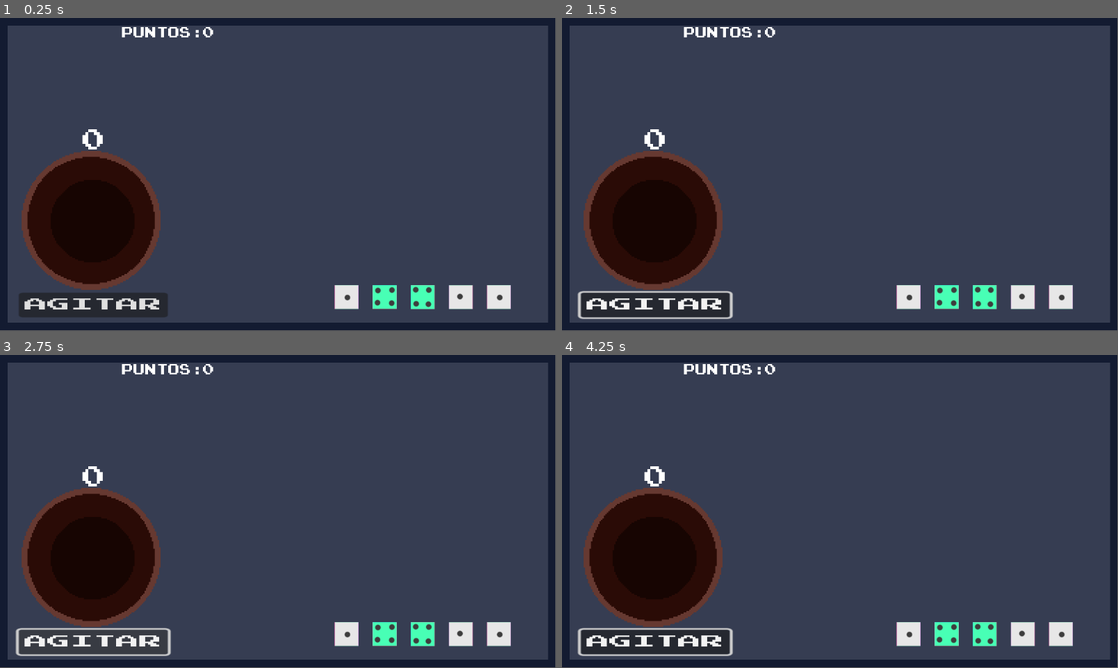
Above: before the commit, frames 1-4 (two rows, left to right).
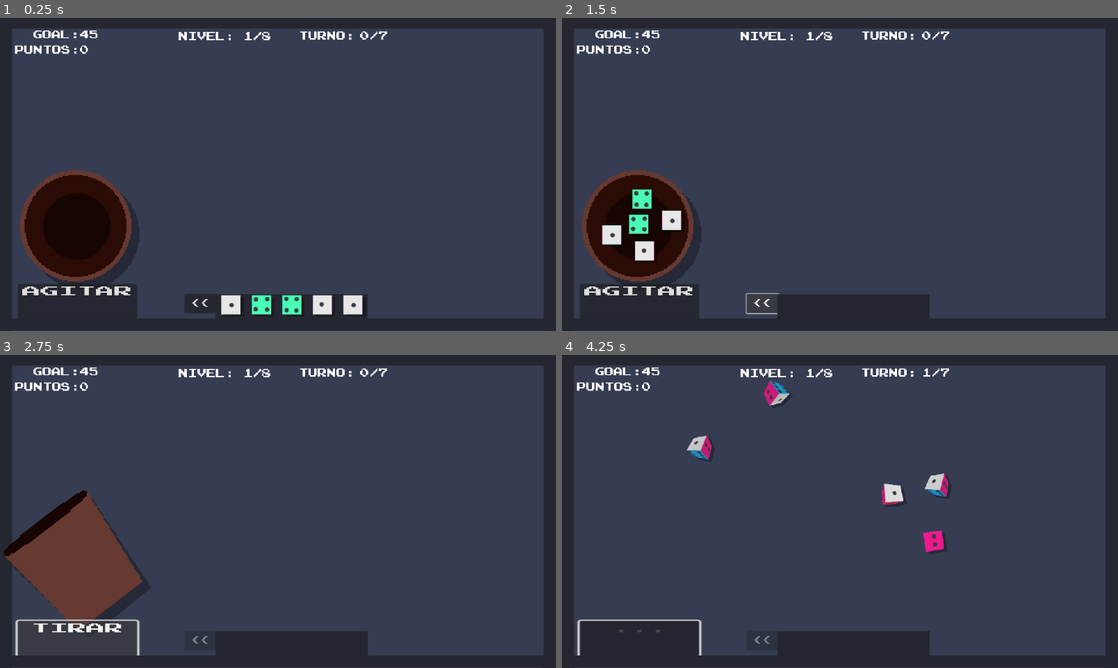
Above: after the commit, the same moments.

Repository: mcerdeira/generala-dice
Game: Godot game, scene res://scenes/main.tscn
The game is run twice, just before and just after one commit, with the same random seed, the same clock (stepped at 60 frames per second) and the same inputs.
Inputs (mouse positions are in pixels of both pictures, inside the frame that each line leads up to):
- Up to frame 1 (0.25 s): no input
- Up to frame 2 (1.5 s): click "AGITAR" at 0.5 s; click (762, 302) at 1.25 s, where only the run after the commit has a clickable "<<"
- Up to frame 3 (2.75 s): click "AGITAR" at 2 s
- Up to frame 4 (4.25 s): click "AGITAR" (after the commit: "TIRAR") at 2.75 s; drag from (650, 558) to (984, 633) at 3.52 s
In our replay, the window is 799x449 before the commit and 800x450 after it. These sizes can differ from the game's own. Grey fills any space a smaller window leaves; there, only what the larger window draws over its background counts as a difference.

The runs differ from the first frame. In frame 1, 14% of the frame differs, in the area x 0-100%, y 0-100%; in frame 2, 15%; in frame 3, 18%; in frame 4, 20%.

Commit message:
Mas loop del juego

Diff:
--- a/project.godot
+++ b/project.godot
@@ -24,6 +24,10 @@
 Global="*res://scripts/Global.gd"
 Music="*res://scripts/Music.gd"
 
+[display]
+
+window/stretch/mode="viewport"
+
 [input]
 
 click={
@@ -41,6 +45,12 @@
 "events": [Object(InputEventKey,"resource_local_to_scene":false,"resource_name":"","device":-1,"window_id":0,"alt_press …(182 unchanged characters)…
 ]
 }
+toggle_fullscreen={
+"deadzone": 0.5,
+"events": [Object(InputEventKey,"resource_local_to_scene":false,"resource_name":"","device":-1,"window_id":0,"alt_pressed":true,"shift_pressed":false,"ctrl_pressed":false,"meta_pressed":false,"pressed":false,"keycode":0,"physical_keycode":4194310,"key_label":0,"unicode":0,"echo":false,"script":null)
+, Object(InputEventKey,"resource_local_to_scene":false,"resource_name":"","device":-1,"window_id":0,"alt_pressed":true,"shift_pressed":false,"ctrl_pressed":false,"meta_pressed":false,"pressed":false,"keycode":0,"physical_keycode":4194309,"key_label":0,"unicode":0,"echo":false,"script":null)
+]
+}
 
 [rendering]
 
--- a/scenes/Beaker.gd
+++ b/scenes/Beaker.gd
@@ -3,33 +3,48 @@
 @export var DiceMan : Node2D
 
 func reset():
-	z_index = -10
-	$Label.visible = true
-	$Button.text = "AGITAR"
+	z_index = -100
+	#$Label.visible = true
+	$Button.text = "AGITAR\n\n\n"
 	$sprite.frame = 0
 	$sprite.rotation_degrees = 0
 	$AnimationPlayer2.play_backwards("new_animation")
 	$beakerbounce/collider.set_deferred("disabled", true)
 	await get_tree().create_timer(1).timeout
+	Global.Status = Global.Statuses.IDLE
 	Global.point_list.fade_in()
 
 func _physics_process(delta):
-	$Label.text = str(DiceMan.dices.size())
+	$shadow.frame = $sprite.frame
+	$shadow.rotation = $sprite.rotation
+	#$Label.text = str(DiceMan.dices.size())
+	if Global.GameOver:
+		$Button.disabled = true
+	else:
+		$Button.disabled = (DiceMan.dices.size() >= Global.minforTurn() and Global.Status == Global.Statuses.THROWING)
 
 func _on_button_pressed():
 	Global.dices_used = DiceMan.dices.size()
-	if DiceMan.dices.size() > 0:
+	if DiceMan.dices.size() >= Global.minforTurn():
 		if !shaking:
+			DiceMan.clearSelected()
+			var dices = get_tree().get_nodes_in_group("dices")
+			for d in dices:
+				d.show_enfasis(false)
+
+			Global.Status = Global.Statuses.SHAKING
 			DiceMan.arrange()
-			$Button.text = "TIRAR"
+			$Button.text = "TIRAR\n\n\n"
 			shaking = true
-			$Label.visible = false
+			#$Label.visible = false
 			$sprite.frame = 1
-			z_index = 100
+			z_index = 1000
 			$AnimationPlayer.play("new_animation")
 		else:
+			Global.Next()
+			Global.Status = Global.Statuses.THROWING
 			Global.point_list.fade_out()
-			$Button.text = "..."
+			$Button.text = "...\n\n\n"
 			shaking = false
 			$sprite.frame = 1
 			$AnimationPlayer.stop()
@@ -40,12 +55,12 @@
 			$beakerbounce/collider.set_deferred("disabled", false)
 
 func _on_area_2d_area_entered(area):
-	if $Button.text == "AGITAR":
+	if Global.Status == Global.Statuses.IDLE:
 		if area.is_in_group("dices"):
 			area.initialize()
 			DiceMan.add_me(area)
 
 func _on_area_2d_area_exited(area):
-	if $Button.text == "AGITAR":
+	if Global.Status == Global.Statuses.IDLE:
 		if area.is_in_group("dices"):
 			DiceMan.remove_me(area)
--- a/scenes/Beaker.tscn
+++ b/scenes/Beaker.tscn
@@ -58,11 +58,27 @@
 "update": 0,
 "values": [Color(1, 1, 1, 1), Color(1, 1, 1, 0)]
 }
+tracks/1/type = "value"
+tracks/1/imported = false
+tracks/1/enabled = true
+tracks/1/path = NodePath("shadow:modulate")
+tracks/1/interp = 1
+tracks/1/loop_wrap = true
+tracks/1/keys = {
+"times": PackedFloat32Array(0, 0.5),
+"transitions": PackedFloat32Array(1, 1),
+"update": 0,
+"values": [Color(1, 1, 1, 1), Color(1, 1, 1, 0)]
+}
 
 [sub_resource type="AnimationLibrary" id="AnimationLibrary_ay5wr"]
 _data = {
 "new_animation": SubResource("Animation_0ikd6")
 }
+
+[sub_resource type="StyleBoxFlat" id="StyleBoxFlat_0igcw"]
+bg_color = Color(0.145098, 0.152941, 0.188235, 1)
+shadow_color = Color(0.145098, 0.152941, 0.188235, 1)
 
 [sub_resource type="CircleShape2D" id="CircleShape2D_c8bau"]
 radius = 48.2701
@@ -70,10 +86,16 @@
 [node name="Beaker" type="Node2D"]
 script = ExtResource("1_3qhnb")
 
+[node name="shadow" type="AnimatedSprite2D" parent="."]
+self_modulate = Color(0, 0, 0, 0.321569)
+position = Vector2(7, 7)
+sprite_frames = SubResource("SpriteFrames_hcnxi")
+
 [node name="sprite" type="AnimatedSprite2D" parent="."]
 sprite_frames = SubResource("SpriteFrames_hcnxi")
 
 [node name="Area2D" type="Area2D" parent="."]
+visible = false
 
 [node name="collider" type="CollisionShape2D" parent="Area2D"]
 shape = SubResource("CircleShape2D_vqdsi")
@@ -92,12 +114,18 @@
 offset_left = -50.0
 offset_top = 50.0
 offset_right = 54.0
-offset_bottom = 81.0
+offset_bottom = 106.0
 scale = Vector2(0.990936, 0.550103)
+theme_override_colors/font_disabled_color = Color(0.282353, 0.282353, 0.282353, 1)
 theme_override_fonts/font = ExtResource("4_m2u8j")
-text = "AGITAR"
+theme_override_styles/disabled = SubResource("StyleBoxFlat_0igcw")
+text = "AGITAR
+
+
+"
 
 [node name="Label" type="Label" parent="."]
+visible = false
 offset_left = -18.0
 offset_top = -63.0
 offset_right = 22.0
--- a/scenes/Dice.gd
+++ b/scenes/Dice.gd
@@ -15,9 +15,14 @@
 var dragged = false
 var dir = 1
 var currentvalue = null
+var original_position =  null
 
 func _ready():
 	add_to_group("dices")
+	original_position = global_position
+
+func restart_position():
+	global_position = original_position
 
 func initialize():
 	randomize()
@@ -66,6 +71,7 @@
 				stoped = true
 
 func what_ami():
+	z_index = global_position.y
 	currentvalue = $SubViewport/Node3D.what_ami()
 	$Label.text = str(currentvalue)
 
@@ -84,11 +90,25 @@
 		angular_velocity *= -0.5  # Invertir la rotación para dar realismo
 
 func _on_input_event(viewport, event, shape_idx):
+	pass
+	#if !rolling:
+		#if DiceMan.cant_throw:
+			#if !dragged:
+				#if event is InputEventMouseButton && event.is_action_pressed("click"):
+					#dragged = true
+					#get_viewport().set_input_as_handled()
+			#if dragged:
+				#if event is InputEventMouseButton && event.is_action_released("click"):
+					#dragged = false
+
+
+func _on_control_gui_input(event):
 	if !rolling:
 		if DiceMan.cant_throw:
 			if !dragged:
 				if event is InputEventMouseButton && event.is_action_pressed("click"):
 					dragged = true
+					#get_viewport().set_input_as_handled()
 			if dragged:
 				if event is InputEventMouseButton && event.is_action_released("click"):
 					dragged = false
--- a/scenes/Dice.tscn
+++ b/scenes/Dice.tscn
@@ -20,6 +20,11 @@
 
 [node name="Dice" type="Area2D"]
 script = ExtResource("1_r70iu")
+
+[node name="shadow" type="Sprite2D" parent="."]
+self_modulate = Color(0, 0, 0, 0.321569)
+position = Vector2(8, 6)
+texture = SubResource("ViewportTexture_hmu5q")
 
 [node name="sprite" type="Sprite2D" parent="."]
 texture = SubResource("ViewportTexture_hmu5q")
@@ -50,6 +55,15 @@
 scale = Vector2(0.203557, 0.203557)
 texture = ExtResource("3_8jf7x")
 
+[node name="Control" type="Control" parent="."]
+layout_mode = 3
+anchors_preset = 0
+offset_left = -26.0
+offset_top = -26.0
+offset_right = 26.0
+offset_bottom = 26.0
+
 [connection signal="area_entered" from="." to="." method="_on_area_entered"]
 [connection signal="body_entered" from="." to="." method="_on_body_entered"]
 [connection signal="input_event" from="." to="." method="_on_input_event"]
+[connection signal="gui_input" from="Control" to="." method="_on_control_gui_input"]
--- a/scenes/main.gd
+++ b/scenes/main.gd
@@ -3,6 +3,28 @@
 var cant_throw = true
 
 func _physics_process(delta):
+	if Input.is_action_just_pressed("toggle_fullscreen"):
+		Global.FULLSCREEN = !Global.FULLSCREEN
+		if Global.FULLSCREEN:
+			DisplayServer.window_set_mode(DisplayServer.WINDOW_MODE_FULLSCREEN)
+			return
+		else:
+			DisplayServer.window_set_mode(DisplayServer.WINDOW_MODE_WINDOWED)
+			return
+
+	if Global.GameOver:
+		$lbl_gameover.visible = true
+		$Button2.disabled = true
+	else:
+		$Button2.disabled = Global.Status != Global.Statuses.IDLE
+
+
+	$lbl_goal/lbl_points2.text = str(Global.Goal)
+	$lbl_points/lbl_points2.text = str(Global.Points)
+
+	$lbl_level/lbl_points2.text = str(Global.Level) + "/" + str(Global.LevelMax)
+	$lbl_turn/lbl_points2.text = str(Global.Turn) + "/" + str(Global.TurnMax)
+
 	if !cant_throw:
 		var done = true
 		for d in dices:
@@ -23,6 +45,15 @@
 		d.ttl_shot = speeds[e]
 		e += 1
 
+func arrange2():
+	var e = 1
+	var speeds = [0, 0.1, 0.1, 0.2, 0.3, 0.3]
+	var _dices = get_tree().get_nodes_in_group("dices")
+	for d in _dices:
+		d.global_position = get_node("Beaker/dicemark" + str(e)).global_position
+		d.ttl_shot = speeds[e]
+		e += 1
+
 func throw():
 	for d in dices:
 		d.throw()
@@ -34,3 +65,9 @@
 
 func remove_me(_dice):
 	dices.erase(_dice)
+
+func _on_button_2_pressed():
+	arrange2()
+
+func clearSelected():
+	$pointlist.clearSelected()
--- a/scenes/main.tscn
+++ b/scenes/main.tscn
@@ -1,8 +1,9 @@
-[gd_scene load_steps=8 format=3 uid="uid://cp6k2aibvb5x0"]
+[gd_scene load_steps=10 format=3 uid="uid://cp6k2aibvb5x0"]
 
 [ext_resource type="PackedScene" uid="uid://djocrijh1ceom" path="res://scenes/Beaker.tscn" id="1_7se6j"]
 [ext_resource type="Script" path="res://scenes/main.gd" id="1_wbabm"]
 [ext_resource type="PackedScene" uid="uid://dufepst0w8rkr" path="res://scenes/Dice.tscn" id="2_tcovt"]
+[ext_resource type="Texture2D" uid="uid://3s8wbw4jv3gl" path="res://sprites/wall.png" id="4_36hgn"]
 [ext_resource type="PackedScene" uid="uid://c1178aepiu4hq" path="res://scenes/wall_1.tscn" id="4_rgh4a"]
 [ext_resource type="FontFile" uid="uid://qlhmfs1ahw63" path="res://fonts/prstartk.ttf" id="5_ciusn"]
 [ext_resource type="Script" path="res://scenes/pointlist.gd" id="5_dx72g"]
@@ -10,12 +11,19 @@
 [sub_resource type="RectangleShape2D" id="RectangleShape2D_7tt2w"]
 size = Vector2(222, 307)
 
+[sub_resource type="ShaderMaterial" id="ShaderMaterial_uj0rc"]
+
 [node name="Main" type="Node2D"]
 script = ExtResource("1_wbabm")
 
+[node name="Camera2D" type="Camera2D" parent="."]
+position = Vector2(-151, -76)
+anchor_mode = 0
+zoom = Vector2(0.8, 0.8)
+
 [node name="Beaker" parent="." node_paths=PackedStringArray("DiceMan") instance=ExtResource("1_7se6j")]
 z_index = -10
-position = Vector2(189, 420)
+position = Vector2(45, 462)
 scale = Vector2(3, 3)
 DiceMan = NodePath("..")
 
@@ -34,52 +42,108 @@
 [node name="dicemark5" type="Marker2D" parent="Beaker"]
 position = Vector2(-22.3333, 7.66666)
 
+[node name="Button2" type="Button" parent="."]
+offset_left = 327.0
+offset_top = 638.0
+offset_right = 410.0
+offset_bottom = 688.0
+theme_override_fonts/font = ExtResource("5_ciusn")
+theme_override_font_sizes/font_size = 24
+text = "<<"
+
+[node name="NoplayZone" type="Sprite2D" parent="."]
+position = Vector2(603.75, 671.25)
+scale = Vector2(12.3281, 2.04687)
+texture = ExtResource("4_36hgn")
+
 [node name="Dice" parent="." node_paths=PackedStringArray("DiceMan") instance=ExtResource("2_tcovt")]
-position = Vector2(877, 579)
+position = Vector2(605, 666)
 ttl_shot = 0.1
 DiceMan = NodePath("..")
 
 [node name="Dice2" parent="." node_paths=PackedStringArray("DiceMan") instance=ExtResource("2_tcovt")]
-position = Vector2(719, 579)
+position = Vector2(447, 666)
 ttl_shot = 0.1
 DiceMan = NodePath("..")
 
 [node name="Dice3" parent="." node_paths=PackedStringArray("DiceMan") instance=ExtResource("2_tcovt")]
-position = Vector2(798, 579)
+position = Vector2(526, 666)
 ttl_shot = 0.2
 DiceMan = NodePath("..")
 
 [node name="Dice4" parent="." node_paths=PackedStringArray("DiceMan") instance=ExtResource("2_tcovt")]
-position = Vector2(956, 579)
+position = Vector2(684, 666)
 ttl_shot = 0.3
 DiceMan = NodePath("..")
 
 [node name="Dice5" parent="." node_paths=PackedStringArray("DiceMan") instance=ExtResource("2_tcovt")]
-position = Vector2(1035, 579)
+position = Vector2(763, 666)
 ttl_shot = 0.3
 DiceMan = NodePath("..")
 
 [node name="wall1" parent="." instance=ExtResource("4_rgh4a")]
+z_index = 100
+position = Vector2(-136, -152)
+scale = Vector2(1, 2)
 
 [node name="wall2" parent="." instance=ExtResource("4_rgh4a")]
-position = Vector2(1153, 0)
-scale = Vector2(-1, 1)
+z_index = 1001
+position = Vector2(1273, -144)
+scale = Vector2(-1, 2)
 
 [node name="wall3" parent="." instance=ExtResource("4_rgh4a")]
-position = Vector2(1233, 0)
+z_index = 100
+position = Vector2(1497, -64)
 rotation = 1.5708
-scale = Vector2(1, 2)
+scale = Vector2(1, 3)
 
 [node name="wall4" parent="." instance=ExtResource("4_rgh4a")]
-position = Vector2(1233, 648)
+z_index = 1001
+position = Vector2(1497, 717)
 rotation = 1.5708
-scale = Vector2(-1, 2)
+scale = Vector2(-1, 3)
+
+[node name="lbl_level" type="Label" parent="."]
+offset_left = 312.0
+offset_top = -40.0
+offset_right = 480.0
+offset_bottom = -16.0
+theme_override_fonts/font = ExtResource("5_ciusn")
+theme_override_font_sizes/font_size = 24
+text = "NIVEL:"
+
+[node name="lbl_points2" type="Label" parent="lbl_level"]
+layout_mode = 0
+offset_left = 168.0
+offset_right = 234.0
+offset_bottom = 24.0
+theme_override_fonts/font = ExtResource("5_ciusn")
+theme_override_font_sizes/font_size = 24
+text = "0"
+
+[node name="lbl_turn" type="Label" parent="."]
+offset_left = 624.0
+offset_top = -41.0
+offset_right = 792.0
+offset_bottom = -17.0
+theme_override_fonts/font = ExtResource("5_ciusn")
+theme_override_font_sizes/font_size = 24
+text = "TURNO:"
+
+[node name="lbl_points2" type="Label" parent="lbl_turn"]
+layout_mode = 0
+offset_left = 158.0
+offset_right = 224.0
+offset_bottom = 24.0
+theme_override_fonts/font = ExtResource("5_ciusn")
+theme_override_font_sizes/font_size = 24
+text = "0"
 
 [node name="lbl_points" type="Label" parent="."]
-offset_left = 253.0
-offset_top = 19.0
-offset_right = 421.0
-offset_bottom = 43.0
+offset_left = -112.0
+offset_top = -5.0
+offset_right = 56.0
+offset_bottom = 19.0
 theme_override_fonts/font = ExtResource("5_ciusn")
 theme_override_font_sizes/font_size = 24
 text = "PUNTOS:"
@@ -87,14 +151,32 @@
 [node name="lbl_points2" type="Label" parent="lbl_points"]
 layout_mode = 0
 offset_left = 168.0
-offset_right = 336.0
+offset_right = 234.0
+offset_bottom = 24.0
+theme_override_fonts/font = ExtResource("5_ciusn")
+theme_override_font_sizes/font_size = 24
+text = "0"
+
+[node name="lbl_goal" type="Label" parent="."]
+offset_left = -113.0
+offset_top = -44.0
+offset_right = 55.0
+offset_bottom = -20.0
+theme_override_fonts/font = ExtResource("5_ciusn")
+theme_override_font_sizes/font_size = 24
+text = "  GOAL:"
+
+[node name="lbl_points2" type="Label" parent="lbl_goal"]
+layout_mode = 0
+offset_left = 170.0
+offset_right = 252.0
 offset_bottom = 24.0
 theme_override_fonts/font = ExtResource("5_ciusn")
 theme_override_font_sizes/font_size = 24
 text = "0"
 
 [node name="pointlist" type="Area2D" parent="."]
-position = Vector2(1032, 48)
+position = Vector2(1148, -9)
 script = ExtResource("5_dx72g")
 
 [node name="ColorRect" type="ColorRect" parent="pointlist"]
@@ -186,6 +268,20 @@
 theme_override_fonts/font = ExtResource("5_ciusn")
 text = "ANOTAR"
 
+[node name="lbl_gameover" type="Label" parent="."]
+visible = false
+z_index = 4096
+material = SubResource("ShaderMaterial_uj0rc")
+offset_left = 178.0
+offset_top = 226.0
+offset_right = 898.0
+offset_bottom = 306.0
+theme_override_colors/font_color = Color(1, 0, 0.364706, 1)
+theme_override_fonts/font = ExtResource("5_ciusn")
+theme_override_font_sizes/font_size = 80
+text = "PERDISTE!"
+
+[connection signal="pressed" from="Button2" to="." method="_on_button_2_pressed"]
 [connection signal="input_event" from="pointlist" to="pointlist" method="_on_input_event"]
 [connection signal="item_selected" from="pointlist/items" to="pointlist" method="_on_items_item_selected"]
 [connection signal="pressed" from="pointlist/Button" to="pointlist" method="_on_button_pressed"]
--- a/scenes/pointlist.gd
+++ b/scenes/pointlist.gd
@@ -40,6 +40,10 @@
 	visible = true
 	reset_points_table()
 	calc_posible_points()
+
+func next_level():
+	blocked_games = []
+	reset_points_table()
 
 func reset_points_table():
 	for i in range(12):
@@ -309,8 +313,24 @@
 	if points != "":
 		$items2.set_item_text(index, points)
 
+func clearSelected():
+	for i in range($items.item_count):
+		$items.deselect(i)
+
 func _on_button_pressed():
+	Global.InternarlTurn = 0
+	Global.Points += current_points
+	current_points = null
+
+	var dices = get_tree().get_nodes_in_group("dices")
+	for d in dices:
+		d.show_enfasis(false)
+		d.restart_position()
+
 	blocked_games.append(current_index)
+	Global.CheckWin()
+
+	fade_out()
 
 func _on_items_item_selected(index):
 	current_points = $items2.get_item_text(index)
@@ -344,8 +364,12 @@
 			show_enfasis(full_game, true)
 		Global.Games.POKER:
 			show_enfasis(poker_game, true)
-		Global.Games.GENERALA or Global.Games.GENERALA2:
-			show_enfasis(generala_game, true)
+		Global.Games.GENERALA:
+			if !go_for_double:
+				show_enfasis(generala_game, true)
+		Global.Games.GENERALA2:
+			if go_for_double:
+				show_enfasis(generala_game, true)
 
 	$"../lbl_points/lbl_points2".text = str(current_points)
 
--- a/scenes/wall_1.tscn
+++ b/scenes/wall_1.tscn
@@ -13,5 +13,6 @@
 texture = ExtResource("1_8s8tl")
 
 [node name="collider" type="CollisionShape2D" parent="."]
+visible = false
 position = Vector2(-17, 321.5)
 shape = SubResource("RectangleShape2D_kggvd")
--- a/scripts/Global.gd
+++ b/scripts/Global.gd
@@ -1,5 +1,14 @@
 extends Node
 var dices_used = 0
+var FULLSCREEN = false
+
+enum Statuses {
+	IDLE,
+	SHAKING,
+	THROWING,
+}
+
+var Status = Statuses.IDLE
 
 enum Games {
 	ONE = 0,
@@ -19,6 +28,53 @@
 var point_list = null
 var points_normal = [null, null, null, null, null, null, 10, 20, 30, 40, 50, 100]
 var points_serve = [null, null, null, null, null, null, 15, 25, 35, 45, 55, 200]
+
+var Level = 1
+var LevelMax = 8
+var Turn = 0
+var InternarlTurn = 0
+var TurnMax = 7
+var Points = 0
+var Goal = 45
+var Goals = [0, 45, 65, 75, 85, 95, 100, 150, 200]
+var GameOver = false
+
+func CheckWin():
+	if Points >= Goal:
+		NextLevel()
+
+func Next():
+	Turn += 1
+	InternarlTurn += 1
+	if Turn > TurnMax:
+		if Points < Goal:
+			gameover(false)
+		else:
+			NextLevel()
+	else:
+		CheckWin()
+
+func NextLevel():
+	Level += 1
+	if Level > LevelMax:
+		gameover(true)
+	else:
+		Global.Points = 0
+		Global.Turn = 0
+		Global.InternarlTurn = 0
+		Global.point_list.next_level()
+		Goal = Goals[Level]
+
+func gameover(win):
+	if !win:
+		Global.point_list.fade_in()
+		Global.GameOver = true
+
+func minforTurn():
+	if InternarlTurn == 0:
+		return 5
+	else:
+		return 1
 
 func pick_random(container):
 	if typeof(container) == TYPE_DICTIONARY:
Not shown: 1 places in scenes/Beaker.tscn that only renumber resources
Binary file changed: sprites/wall.png
